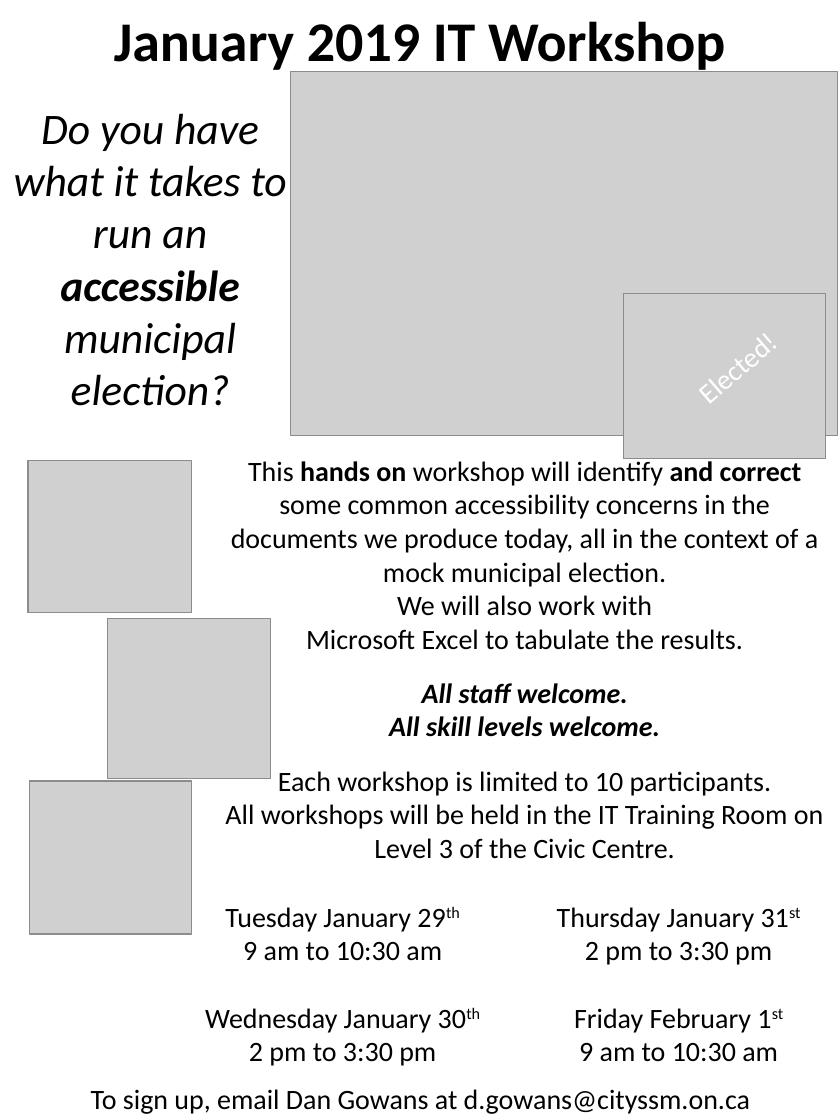
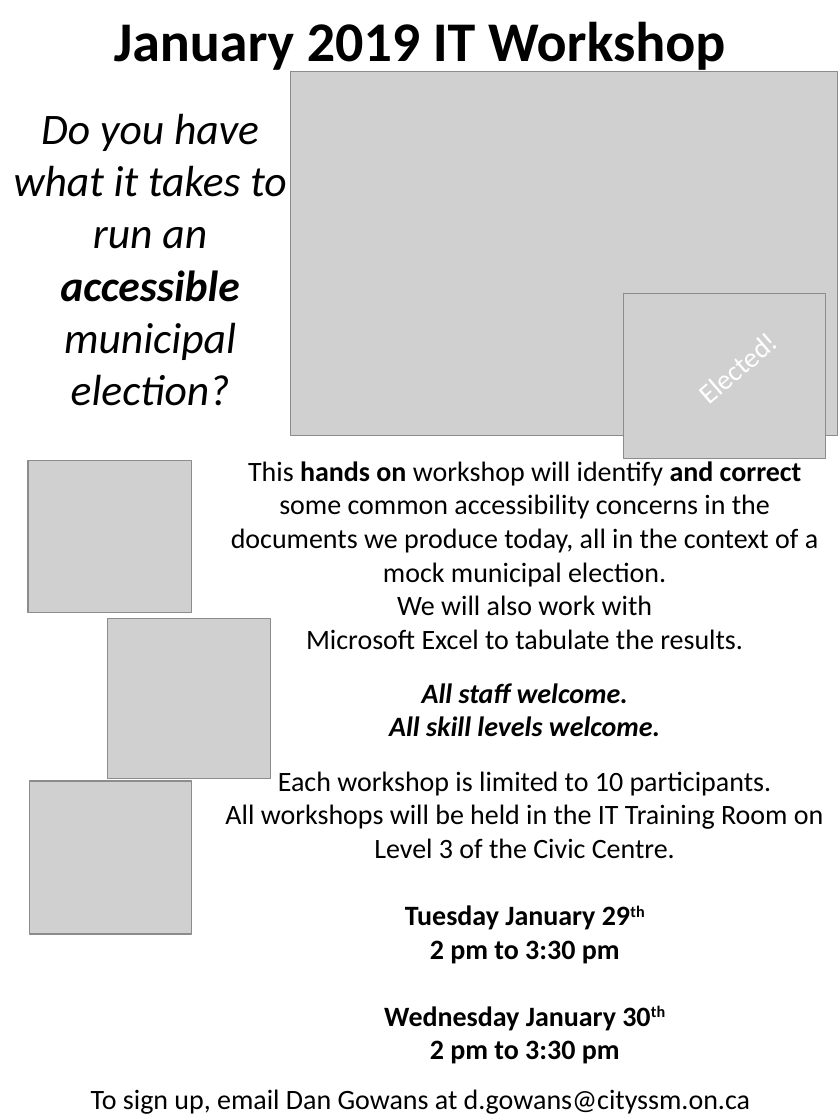
Before and after one commit to cityssm/itWorkshops, a slide deck: slide 1 of 2019-nn-mock-election/resources/poster.pptx. Drawn at 840x1120 pixels with LibreOffice and Linux fonts; fonts in the diff are those of the drawing; grey boxes stand for pictures. Boxes give left, top, right and bottom in pixels: in the first picture for what was removed or moved away, otherwise in the second. Text is boxed around its words. In the diff, an @@ line names an element or a change of style, - is before the commit and + after.

```diff
--- a/2019-nn-mock-election/resources/poster.pptx
+++ b/2019-nn-mock-election/resources/poster.pptx
@@ text removed at bbox=[205, 907, 442, 1066] @@
-Tuesday January 29th
-9 am to 10:30 am
-Wednesday January 30th
-2 pm to 3:30 pm
@@ text at bbox=[384, 905, 620, 1064]: paragraphs added @@
+Tuesday January 29th
+2 pm to 3:30 pm
+Wednesday January 30th
+2 pm to 3:30 pm
@@ text removed at bbox=[557, 907, 778, 1062] @@
-Thursday January 31st
-2 pm to 3:30 pm
-Friday February 1st
-9 am to 10:30 am
```
Also in this commit, not shown: 5 other files.
